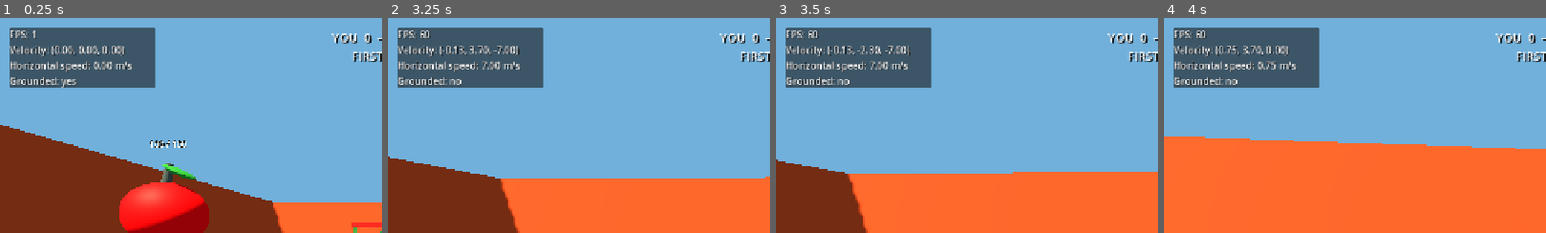
Above: before the commit, frames 1-4 (left to right).
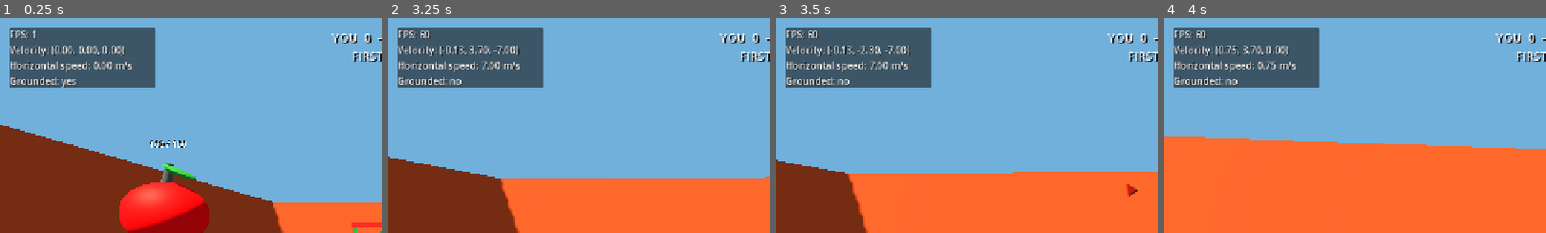
Above: after the commit, the same moments.

Repository: hjo3-cse40/apple-legends-
Game: Godot game, scene res://scenes/main/main.tscn
The game is run twice, just before and just after one commit, with the same random seed, the same clock (stepped at 60 frames per second) and the same inputs.
Inputs (mouse positions are % of the whole screen's width and height, from its top left):
- Up to frame 1 (0.25 s): no input
- Up to frame 2 (3.25 s): tap Enter (ui_accept) at 0.5 s; move the mouse to (55, 50) at 0.52 s; hold Right mouse button (aim) 0.53-1.28 s; hold W (move_forward) from 0.53 s (still down); click (55, 50) at 0.67 s; tap Space (jump) at 0.77, 1.52, 3.02 s; move the mouse to (45, 50) at 1.27 s; click (45, 50) at 1.35 s; move the mouse to (52, 48) at 2.02 s; hold Shift (sprint) 2.03-2.78 s; click (52, 48) at 2.17 s; move the mouse to (49, 52) at 2.77 s; right-click (49, 52) at 2.85 s; click (49, 52) at 2.92 s
- Up to frame 3 (3.5 s): keep holding W (move_forward)
- Up to frame 4 (4 s): keep holding W (move_forward); move the mouse to (57, 51) at 3.52 s; press the mouse at (57, 51) at 3.53 s; tap Space (jump) at 3.77 s
The pictures show only the part of the screen within x 0-50%, y 0-50%; the shares and areas given below are measured in that part.

Frames 1-2 are identical in both runs. In frame 3, 0.1% of the frame differs, in the area x 91-95%, y 77-84%; in frame 4, nothing differs.

Commit message:
Add directional damage indicator

Diff:
--- a/scenes/bots/duel_bot.gd
+++ b/scenes/bots/duel_bot.gd
@@ -185,7 +185,7 @@
 		return
 	if not _target.has_method(&"apply_damage"):
 		return
-	var accepted: Variant = _target.call(&"apply_damage", damage_per_shot)
+	var accepted: Variant = _target.call(&"apply_damage", damage_per_shot, global_position)
 	if accepted is bool and accepted:
 		damage_dealt.emit(damage_per_shot)
 
--- a/scenes/player/player.gd
+++ b/scenes/player/player.gd
@@ -3,6 +3,7 @@
 
 signal health_changed(current_health: float, maximum_health: float)
 signal damaged(amount: float)
+signal damaged_from(source_position: Vector3)
 signal died
 signal respawned
 
@@ -155,8 +156,11 @@
 	_jump_requested = false
 
 
-func apply_damage(amount: float) -> bool:
-	return bool(health.call(&"apply_damage", amount))
+func apply_damage(amount: float, source_position: Variant = null) -> bool:
+	var accepted := bool(health.call(&"apply_damage", amount))
+	if accepted and source_position is Vector3:
+		damaged_from.emit(source_position as Vector3)
+	return accepted
 
 
 func respawn_at(spawn_transform: Transform3D) -> void:
--- a/scenes/ui/debug_hud.gd
+++ b/scenes/ui/debug_hud.gd
@@ -1,5 +1,8 @@
 class_name DebugHUD
 extends CanvasLayer
+
+@export_range(40.0, 240.0, 1.0) var damage_indicator_radius: float = 92.0
+@export_range(0.1, 2.0, 0.05) var damage_indicator_duration: float = 0.55
 
 @onready var readout: Label = %Readout
 @onready var ammo_readout: Label = %AmmoReadout
@@ -8,11 +11,13 @@
 @onready var score_readout: Label = %ScoreReadout
 @onready var match_message: Label = %MatchMessage
 @onready var damage_flash: ColorRect = %DamageFlash
+@onready var damage_indicator: Label = %DamageIndicator
 
 var _player: FirstPersonPlayer
 var _weapon: Node
 var _hit_time_left: float = 0.0
 var _damage_flash_time_left: float = 0.0
+var _damage_indicator_time_left: float = 0.0
 
 
 func _ready() -> void:
@@ -22,13 +27,18 @@
 		_weapon.connect(&"hit_confirmed", _on_hit_confirmed)
 	if is_instance_valid(_player):
 		_player.damaged.connect(_on_player_damaged)
+		_player.damaged_from.connect(_on_player_damaged_from)
 
 
 func _process(delta: float) -> void:
 	_hit_time_left = maxf(0.0, _hit_time_left - delta)
 	_damage_flash_time_left = maxf(0.0, _damage_flash_time_left - delta)
+	_damage_indicator_time_left = maxf(0.0, _damage_indicator_time_left - delta)
 	hit_marker.visible = _hit_time_left > 0.0
 	damage_flash.visible = _damage_flash_time_left > 0.0
+	damage_indicator.visible = _damage_indicator_time_left > 0.0
+	if damage_indicator.visible:
+		damage_indicator.modulate.a = clampf(_damage_indicator_time_left / damage_indicator_duration, 0.0, 1.0)
 	if is_instance_valid(_weapon):
 		var ammo := int(_weapon.get(&"ammo_in_magazine"))
 		var capacity := int(_weapon.get(&"magazine_size"))
@@ -63,6 +73,36 @@
 	_damage_flash_time_left = 0.07
 
 
+func _on_player_damaged_from(source_position: Vector3) -> void:
+	var offset := direction_to_indicator_offset(source_position)
+	if offset.is_zero_approx():
+		return
+	damage_indicator.position = offset - damage_indicator.size * 0.5
+	damage_indicator.pivot_offset = damage_indicator.size * 0.5
+	damage_indicator.rotation = atan2(offset.x, -offset.y)
+	damage_indicator.modulate.a = 1.0
+	damage_indicator.visible = true
+	_damage_indicator_time_left = damage_indicator_duration
+
+
+func direction_to_indicator_offset(source_position: Vector3) -> Vector2:
+	if not is_instance_valid(_player) or not is_instance_valid(_player.camera):
+		return Vector2.ZERO
+	var to_source := source_position - _player.global_position
+	to_source.y = 0.0
+	if to_source.is_zero_approx():
+		return Vector2.ZERO
+	to_source = to_source.normalized()
+	var camera_forward := -_player.camera.global_basis.z
+	camera_forward.y = 0.0
+	camera_forward = camera_forward.normalized()
+	var camera_right := _player.camera.global_basis.x
+	camera_right.y = 0.0
+	camera_right = camera_right.normalized()
+	var screen_direction := Vector2(camera_right.dot(to_source), -camera_forward.dot(to_source)).normalized()
+	return screen_direction * damage_indicator_radius
+
+
 func set_duel_state(player_score: int, bot_score: int, target_score: int, match_over: bool) -> void:
 	score_readout.text = "YOU  %d  —  %d  BOT\nFIRST TO %d" % [player_score, bot_score, target_score]
 	match_message.visible = match_over
--- a/scenes/ui/debug_hud.tscn
+++ b/scenes/ui/debug_hud.tscn
@@ -56,6 +56,33 @@
 offset_right = 1.0
 offset_bottom = 8.0
 color = Color(1, 1, 1, 0.9)
+mouse_filter = 2
+
+[node name="DamageIndicatorRoot" type="Control" parent="."]
+anchors_preset = 8
+anchor_left = 0.5
+anchor_top = 0.5
+anchor_right = 0.5
+anchor_bottom = 0.5
+grow_horizontal = 2
+grow_vertical = 2
+mouse_filter = 2
+
+[node name="DamageIndicator" type="Label" parent="DamageIndicatorRoot"]
+unique_name_in_owner = true
+visible = false
+offset_left = -16.0
+offset_top = -16.0
+offset_right = 16.0
+offset_bottom = 16.0
+text = "▲"
+horizontal_alignment = 1
+vertical_alignment = 1
+theme_override_colors/font_color = Color(1, 0.12, 0.08, 0.95)
+theme_override_colors/font_shadow_color = Color(0.15, 0, 0, 0.9)
+theme_override_constants/shadow_offset_x = 1
+theme_override_constants/shadow_offset_y = 2
+theme_override_font_sizes/font_size = 24
 mouse_filter = 2
 
 [node name="Help" type="Label" parent="."]
--- a/tests/bot_smoke.gd
+++ b/tests/bot_smoke.gd
@@ -4,11 +4,13 @@
 class PlayerProbe extends CharacterBody3D:
 	var received_damage: float = 0.0
 	var is_alive: bool = true
+	var last_source_position: Variant = null
 
-	func apply_damage(amount: float) -> bool:
+	func apply_damage(amount: float, source_position: Variant = null) -> bool:
 		if not is_finite(amount) or amount <= 0.0:
 			return false
 		received_damage += amount
+		last_source_position = source_position
 		return true
 
 
@@ -70,6 +72,7 @@
 	_check(player.received_damage == 0.0, "bot should not deal damage before its reaction and aim delays")
 	await create_timer(0.16).timeout
 	_check(player.received_damage >= bot.damage_per_shot, "bot should damage a visible target in range")
+	_check(player.last_source_position is Vector3 and (player.last_source_position as Vector3).distance_to(bot.global_position) < 0.01, "bot damage should report its world position for HUD direction")
 	bot.movement_enabled = true
 	bot.respawn_at(Transform3D.IDENTITY)
 	await physics_frame
--- /dev/null
+++ b/tests/damage_indicator_smoke.gd
@@ -0,0 +1,75 @@
+extends SceneTree
+
+var _failures: Array[String] = []
+
+
+func _init() -> void:
+	call_deferred(&"_run")
+
+
+func _run() -> void:
+	var main_scene := load("res://scenes/main/main.tscn") as PackedScene
+	var main := main_scene.instantiate()
+	root.add_child(main)
+	await process_frame
+
+	var level := main.get_node("MovementLab")
+	var player := level.get_node("Player") as FirstPersonPlayer
+	var bot := level.get_node("DuelBot") as DuelBot
+	var hud := level.get_node("DebugHUD") as DebugHUD
+	bot.set_physics_process(false)
+	player.rotation = Vector3.ZERO
+	player.camera_pivot.rotation = Vector3.ZERO
+	await process_frame
+
+	var origin := player.global_position
+	var east := hud.direction_to_indicator_offset(origin + Vector3.RIGHT * 10.0)
+	var west := hud.direction_to_indicator_offset(origin + Vector3.LEFT * 10.0)
+	var front := hud.direction_to_indicator_offset(origin + Vector3.FORWARD * 10.0)
+	var behind := hud.direction_to_indicator_offset(origin + Vector3.BACK * 10.0)
+	_check(east.x > 90.0 and absf(east.y) < 0.01, "east/right damage should place the mark on the right")
+	_check(west.x < -90.0 and absf(west.y) < 0.01, "west/left damage should place the mark on the left")
+	_check(front.y < -90.0 and absf(front.x) < 0.01, "front damage should place the mark above the crosshair")
+	_check(behind.y > 90.0 and absf(behind.x) < 0.01, "rear damage should place the mark below the crosshair")
+	_check(is_equal_approx(east.length(), hud.damage_indicator_radius), "indicator should remain on its configured compact radius")
+
+	player.rotate_y(deg_to_rad(63.0))
+	await process_frame
+	var camera_forward := -player.camera.global_basis.z
+	camera_forward.y = 0.0
+	var camera_right := player.camera.global_basis.x
+	camera_right.y = 0.0
+	var rotated_front := hud.direction_to_indicator_offset(player.global_position + camera_forward.normalized() * 10.0)
+	var rotated_right := hud.direction_to_indicator_offset(player.global_position + camera_right.normalized() * 10.0)
+	_check(rotated_front.y < -90.0 and absf(rotated_front.x) < 0.01, "indicator should stay camera-relative after yaw")
+	_check(rotated_right.x > 90.0 and absf(rotated_right.y) < 0.01, "camera-right damage should remain on screen-right after yaw")
+
+	player.rotation = Vector3.ZERO
+	await process_frame
+	player._movement_input = Vector2(0.4, -0.8)
+	var movement_before := player._movement_input
+	_check(player.apply_damage(5.0, player.global_position + Vector3.RIGHT * 8.0), "directional damage should be accepted")
+	_check(player._movement_input == movement_before, "damage indication must not modify movement input")
+	_check(hud.damage_indicator.visible, "directional damage should show the compact mark immediately")
+	_check(hud.damage_indicator.position.x > 0.0, "east/right source should display the live mark on the right")
+	_check(hud.damage_indicator.mouse_filter == Control.MOUSE_FILTER_IGNORE, "damage mark must never intercept input")
+
+	hud._process(hud.damage_indicator_duration + 0.01)
+	_check(not hud.damage_indicator.visible, "damage mark should fade away after its short duration")
+
+	_finish()
+
+
+func _finish() -> void:
+	if _failures.is_empty():
+		print("PASS: cardinal and rotated hit direction, compact placement, input safety, and fade")
+		quit(0)
+	else:
+		for failure in _failures:
+			push_error("FAIL: " + failure)
+		quit(1)
+
+
+func _check(condition: bool, message: String) -> void:
+	if not condition:
+		_failures.append(message)
Not shown, added: tests/damage_indicator_smoke.gd.uid
Not shown, changed: README.md
Not shown, changed: docs/architecture.md
Not shown, changed: docs/milestones.md
